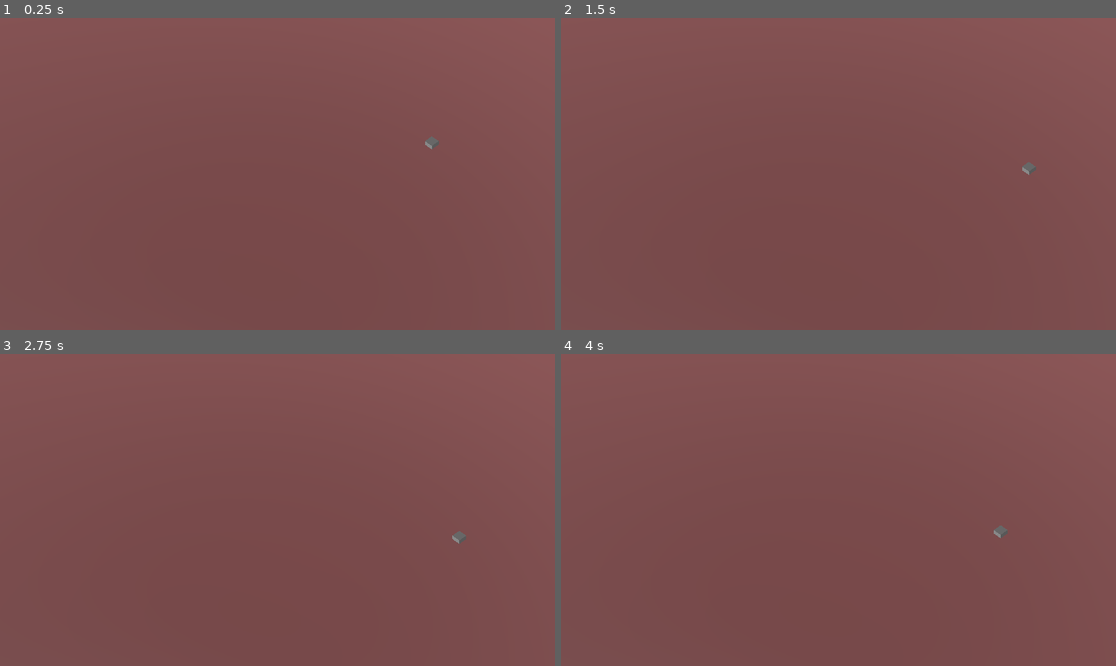
Above: before the commit, frames 1-4 (two rows, left to right).
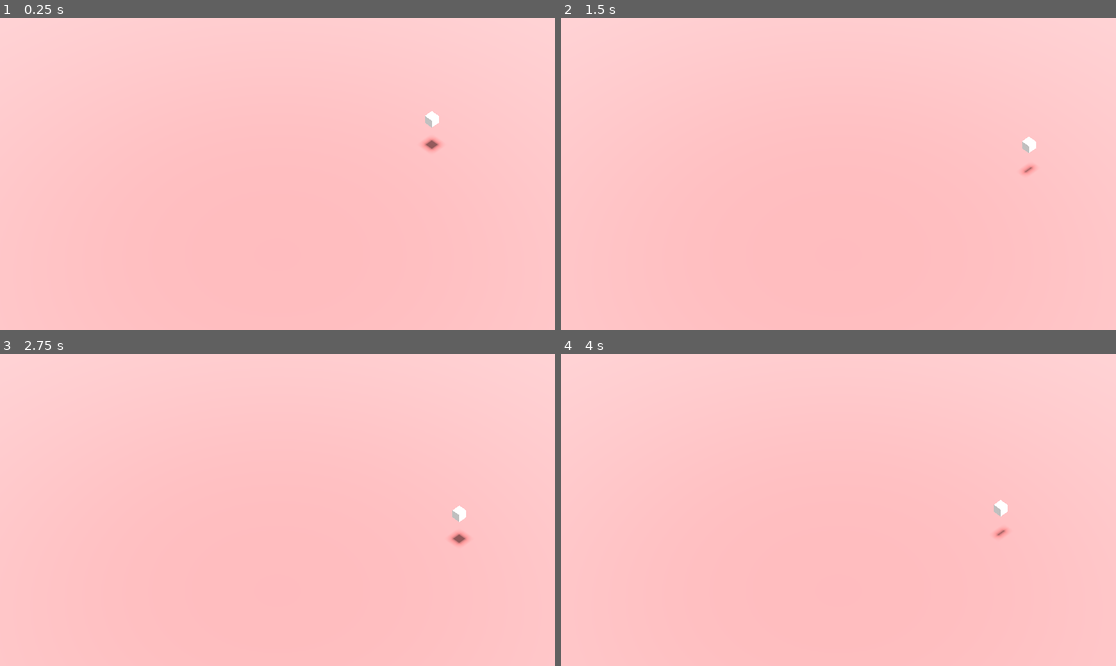
Above: after the commit, the same moments.

Repository: MrSluginator/Fortine
Game: Godot game, scene res://scenes/GameScene.tscn
The game is run twice, just before and just after one commit, with the same random seed, the same clock (stepped at 60 frames per second) and the same inputs.
Inputs:
- Up to frame 1 (0.25 s): no input
- Up to frame 2 (1.5 s): tap Enter (ui_accept) at 0.5, 0.6, 0.77, 1.07, 1.35 s; hold D (down-right) 0.53-1.28 s; hold A (down-left) from 1.28 s (still down)
- Up to frame 3 (2.75 s): tap Enter (ui_accept) at 1.52, 1.82, 2.1 s; release A (down-left) at 2.03 s; hold D (down-right) from 2.03 s (still down)
- Up to frame 4 (4 s): release D (down-right) at 2.78 s; hold Q (up-left) 2.78-3.53 s; tap Enter (ui_accept) at 2.85, 3.02, 3.32, 3.6, 3.77 s; hold A (down-left) from 3.53 s (still down)

The runs differ from the first frame. In frame 1, 100% of the frame differs, in the area x 0-100%, y 0-100%; in frame 2, 100%; in frame 3, 100%; in frame 4, 100%.

Commit message:
Player Movement
The movement input will now only result in the most recent direction being accepted, and will revert to the previous direction if the new one is released.

Diff:
--- a/scenes/GameScene.tscn
+++ b/scenes/GameScene.tscn
@@ -1,10 +1,13 @@
-[gd_scene load_steps=7 format=3 uid="uid://ci6rsyhr4m2w4"]
+[gd_scene load_steps=8 format=3 uid="uid://ci6rsyhr4m2w4"]
 
 [ext_resource type="Script" path="res://scenes/player.gd" id="1_68e0v"]
 
 [sub_resource type="BoxShape3D" id="BoxShape3D_qjmdn"]
 
+[sub_resource type="StandardMaterial3D" id="StandardMaterial3D_686f3"]
+
 [sub_resource type="BoxMesh" id="BoxMesh_mo1y7"]
+material = SubResource("StandardMaterial3D_686f3")
 
 [sub_resource type="WorldBoundaryShape3D" id="WorldBoundaryShape3D_hygf1"]
 
@@ -16,6 +19,8 @@
 [node name="Main" type="Node3D"]
 
 [node name="CharacterBody3D" type="CharacterBody3D" parent="."]
+transform = Transform3D(1, 0, 0, 0, 1, 0, 0, 0, 1, 0, 3.66288, 0)
+motion_mode = 1
 script = ExtResource("1_68e0v")
 
 [node name="CollisionShape3D" type="CollisionShape3D" parent="CharacterBody3D"]
@@ -41,4 +46,10 @@
 size = 32.0
 
 [node name="DirectionalLight3D" type="DirectionalLight3D" parent="."]
-transform = Transform3D(0.943212, -0.19742, 0.267162, 0.0513234, 0.881192, 0.469964, -0.328202, -0.429564, 0.841284, 0, 1.16365, 0)
+transform = Transform3D(1, 0, 0, 0, -4.37114e-08, 1, 0, -1, -4.37114e-08, 0, 10.3959, 0)
+shadow_enabled = true
+shadow_blur = 0.01
+
+[node name="DirectionalLight3D2" type="DirectionalLight3D" parent="."]
+transform = Transform3D(0.707107, -0.5, 0.5, 0, 0.707107, 0.707107, -0.707107, -0.5, 0.5, 0, 0, 0)
+sky_mode = 1
--- a/scenes/player.gd
+++ b/scenes/player.gd
@@ -2,7 +2,7 @@
 
 
 const SPEED = 5.0
-const JUMP_VELOCITY = 4.5
+const JUMP_VELOCITY = 8.5
 const TILE_SIZE = 2
 
 var moving = false
@@ -16,20 +16,41 @@
 
 	# Handle jump.
 	if Input.is_action_just_pressed("ui_accept") and is_on_floor():
-		velocity.y = JUMP_VELOCITY
+		jump()
 
+	if Input.is_action_just_pressed("down-left"):
+		direction = Vector3(0, 0, 1)
+	elif Input.is_action_just_pressed("down-right"):
+		direction = Vector3(1, 0, 0)
+	elif Input.is_action_just_pressed("up-left"):
+		direction = Vector3(-1, 0, 0)
+	elif Input.is_action_just_pressed("up-right"):
+		direction = Vector3(0, 0, -1)
 	# Get the input direction and handle the movement/deceleration.
 	# As good practice, you should replace UI actions with custom gameplay actions.
 	var input_dir := Input.get_vector("up-left", "down-right", "up-right", "down-left")
-	direction = (transform.basis * Vector3(input_dir.x, 0, input_dir.y))
+	if(not input_dir):
+		direction = Vector3.ZERO
+	elif (input_dir.length() == 1):
+		direction = Vector3(input_dir.x, 0, input_dir.y)
+
 	move()
+
 
 func move():
 	if direction:
 		if moving == false:
 			moving = true
 			var tween = create_tween()
+			tween.tween_property(self, "position.y", 0, 0)
 			tween.tween_property(self, "position", position + direction * TILE_SIZE, 0.35)
+			tween.tween_callback(done_move)
+
+func jump():
+	if moving == false:
+			moving = true
+			var tween = create_tween()
+			tween.tween_property(self, "position", position + Vector3.UP * TILE_SIZE, 0.1)
 			tween.tween_callback(done_move)
 
 func done_move():
